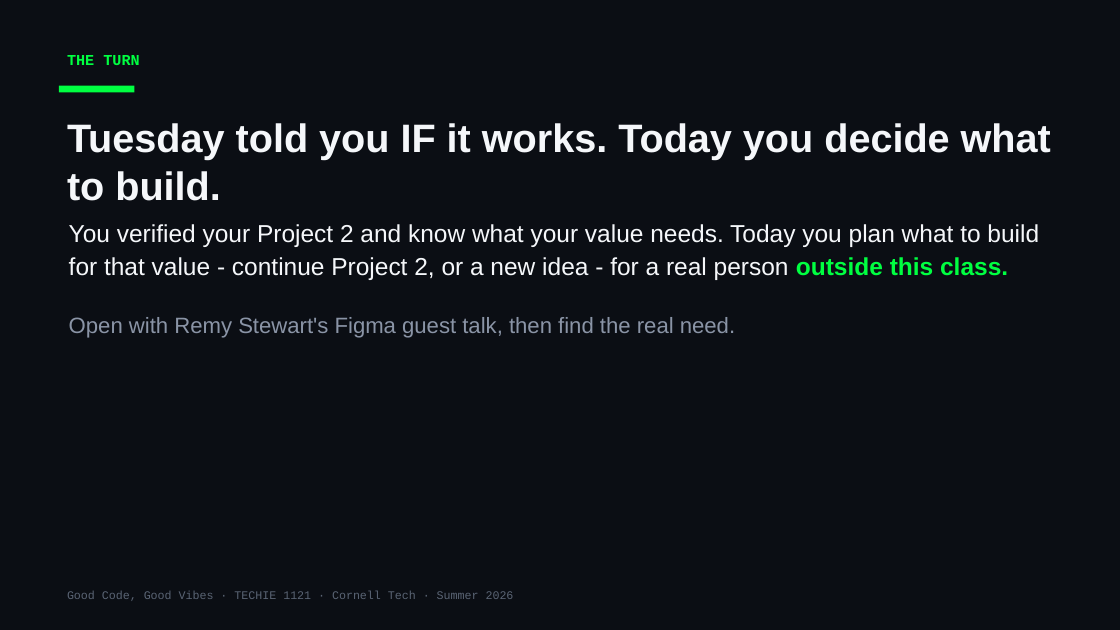
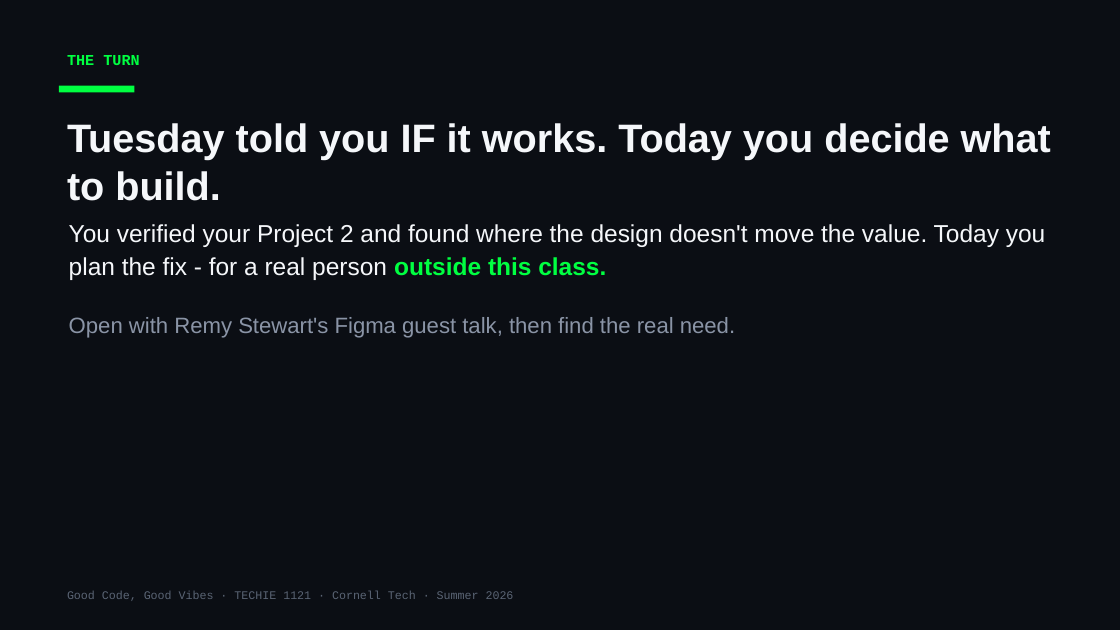
Before and after one commit to Cornell-Tech-Vibe-Coding-Summer-2026/website, a slide deck: slide 2 of slides/Week3-Wed-Working-Day.pptx. Drawn at 1120x630 pixels with LibreOffice and Linux fonts; fonts in the diff are those of the drawing. Boxes give left, top, right and bottom in pixels: in the first picture for what was removed or moved away, otherwise in the second. Text is boxed around its words. In the diff, an @@ line names an element or a change of style, - is before the commit and + after.

```diff
--- a/slides/Week3-Wed-Working-Day.pptx
+++ b/slides/Week3-Wed-Working-Day.pptx
@@ text at (69,224,1046,280): text changed @@
-You verified your Project 2 and know what your value needs. Today you plan what to build for that value - continue Project 2, or a new idea - for a real person outside this class.
+You verified your Project 2 and found where the design doesn't move the value. Today you plan the fix - for a real person outside this class.
```
Also in this commit, not shown: 1 other slide changed, 1 other file.
